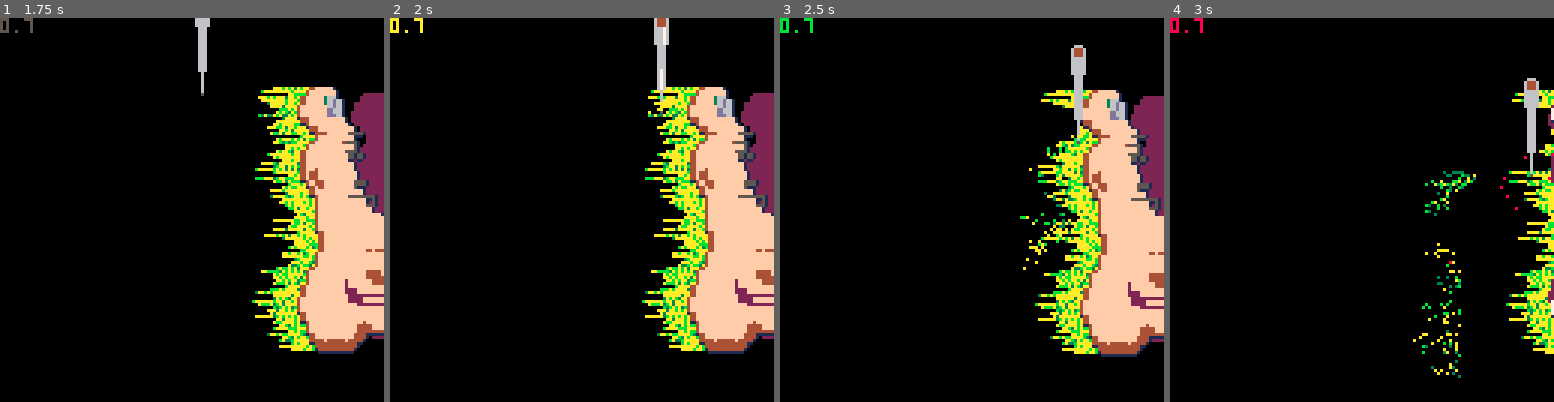
Above: before the commit, frames 1-4 (left to right).
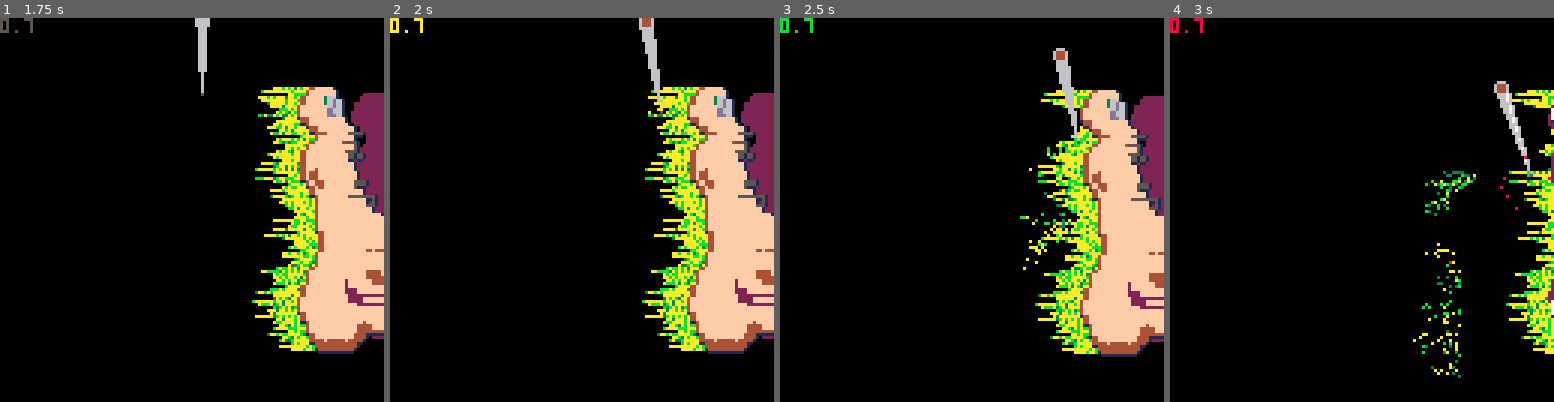
Above: after the commit, the same moments.

Repository: PingSquad/shenanijam
Game: PICO-8 cartridge dwarven-ale.p8
The game is run twice, just before and just after one commit, with the same random seed, the same clock (stepped at 60 frames per second) and the same inputs.
Inputs:
- Up to frame 1 (1.75 s): tap X (X key) at 0.33, 1.07 s; tap O (Z key) at 0.7, 1.7 s; hold Right from 1.6 s (still down)
- Up to frame 2 (2 s): keep holding Right; tap X (X key) at 1.85 s
- Up to frame 3 (2.5 s): release Right at 2.1 s; tap O (Z key) at 2.1 s; hold Up 2.15-2.42 s; hold Right from 2.47 s (still down)
- Up to frame 4 (3 s): keep holding Right; tap O (Z key) at 2.5, 2.9 s; tap X (X key) at 2.97 s

Frame 1 is identical in both runs. In frame 2, 1.0% of the frame differs, in the area x 64-73%, y 0-22%; in frame 3, 1.1%; in frame 4, 1.2%, in the area x 84-97%, y 15-40%.

Commit message:
rotate knife toward direction

Diff:
--- a/dwarven-ale.p8
+++ b/dwarven-ale.p8
@@ -439,15 +439,22 @@
  x=knife1.x
  y=knife1.y
  h=knife1.h
+ fulcrum = {x=64,y=-h*4}
+ ux,uy = unit(x-fulcrum.x, y-fulcrum.y)
+ ux*=h
+ uy*=h
+ hx=x-ux
+ hy=y-uy
+
  -- metal
- circ(x,y-h, 2, 6)
- for lx=x-2,x+2 do
+ circ(hx,hy, 2, 6)
+ for lx=hx-2,hx+2 do
   o = (t+lx)%50<1 and 1 or 0
-  line(x,y,lx,y-h,6+o)
+  line(x,y,lx,hy,6+o)
  end
  --handle
- rectfill(x-1,y-h-1,
-          x+1,y-h+1, 4)
+ rectfill(hx-1,hy-1,
+          hx+1,hy+1, 4)
  c = 5+(t%8)/4
  pset(x,y,c)
 
